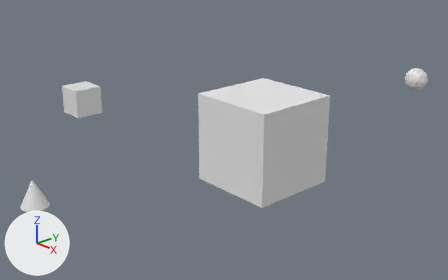
What one commit did to the Blender file blender/box.blend.
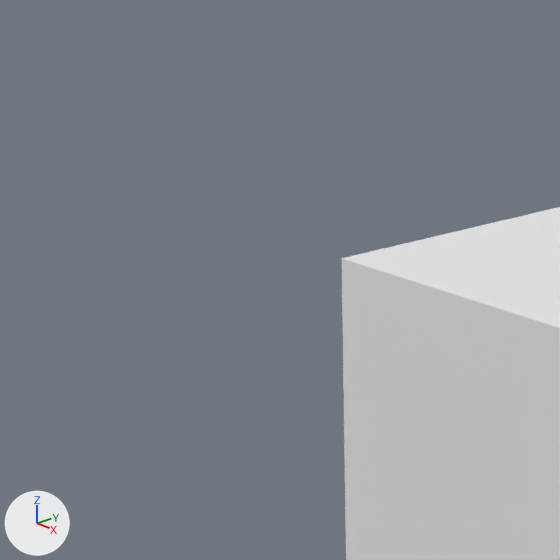
There are two pictures of each version: one whole from a 50 mm camera at (32.58, -33.27, 16.83) aimed at (-1.84, -2.5, -0.03), one close up on the part from 28% to 55% of the width and 14% to 56% of the height. The axes (+X, +Y, +Z) are drawn at lower left. The lights are the same throughout.

The scene before the commit, as lines of its bpy script (objects in view):
```python
me_cube = bpy.data.meshes.new('Cube')
me_cube.from_pydata(...)  # 11618 vertices, 11616 faces; spans x -1.0..1.0, y -1.0..1.0, z -1.0..1.0
me_cube.materials.append(mat_material)  # white #e7e7e7
ob_cube = bpy.data.objects.new('Cube', me_cube)
ob_cube.location = (0.0, 0.0, 0.0)
ob_cube.scale = (3.61, 3.61, 3.61)
```
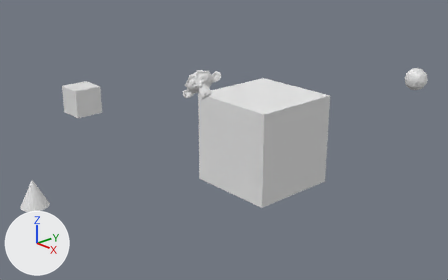
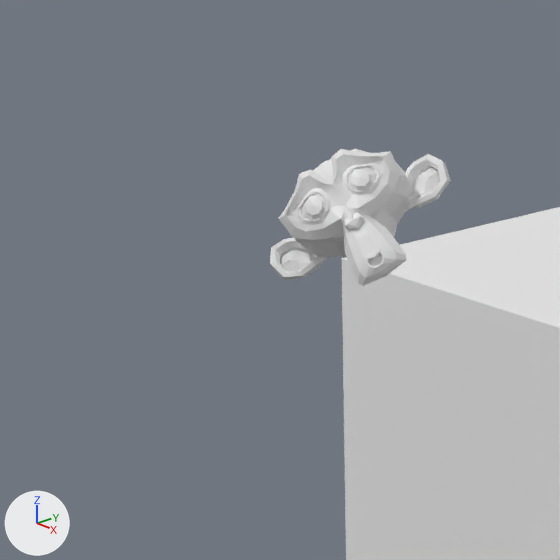
Changed parts and their boxes [x1, y1, x2, y2] in the close-ups (560 x 560 px):
'Monkey', added: after [270, 149, 451, 286]

What changed in the scene script:
```text
Add me_monkey_001:
    me_monkey_001.from_pydata(...)  # 7830 vertices, 8000 faces; spans x -1.37..1.37, y -0.98..0.98, z -0.85..0.85
Add ob_monkey:
    ob_monkey = bpy.data.objects.new('Monkey', me_monkey_001)
    ob_monkey.location = (3.81, -9.37, 6.74)
    ob_monkey.rotation_euler = (0.955, -0.524, 0.955)  # degrees (55, -30, 55)
```
